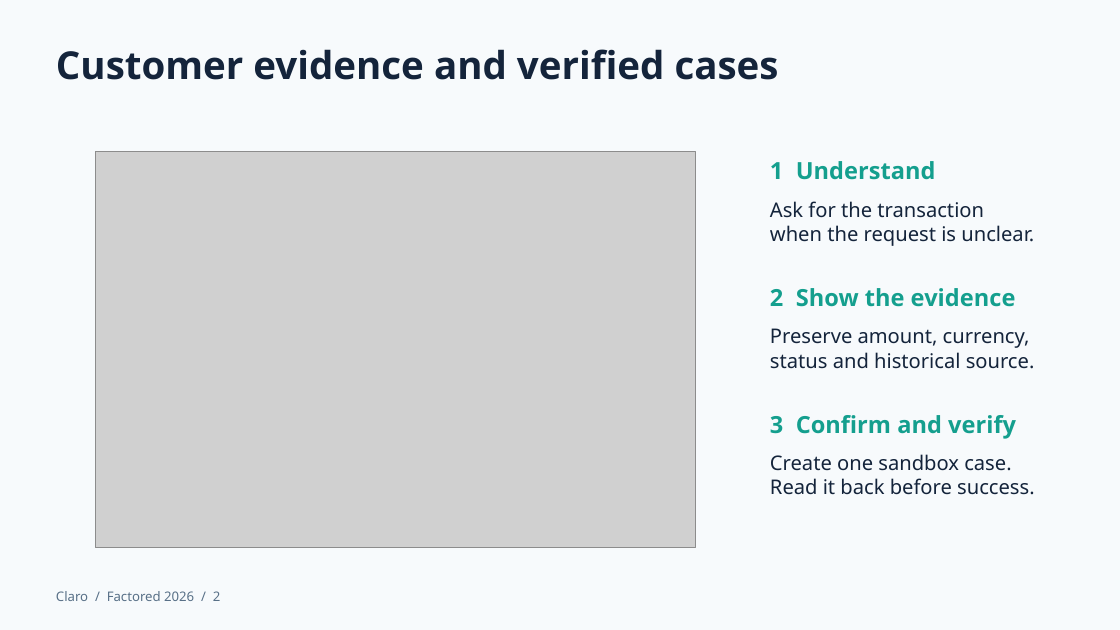
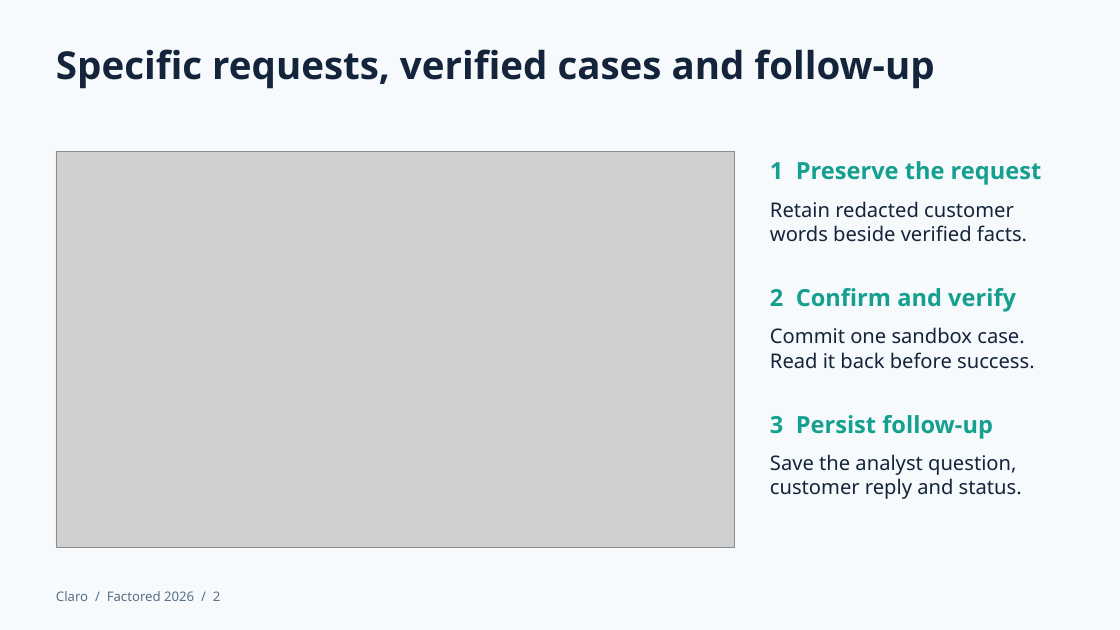
Before and after one commit to nicoceron/factored-hackathon-2026-nicoceron, a slide deck: slide 2 of submission/Claro-Hackathon-2026.pptx. Drawn at 1120x630 pixels with LibreOffice and Linux fonts; fonts in the diff are those of the drawing; grey boxes stand for pictures. Boxes give left, top, right and bottom in pixels: in the first picture for what was removed or moved away, otherwise in the second. Text is boxed around its words. In the diff, an @@ line names an element or a change of style, - is before the commit and + after.

Commit message:
docs: refresh verified presentation and case follow-up demo

```diff
--- a/submission/Claro-Hackathon-2026.pptx
+++ b/submission/Claro-Hackathon-2026.pptx
@@ text at (56,49,934,89): text changed @@
-Customer evidence and verified cases
+Specific requests, verified cases and follow-up
@@ picture: place and size @@
-picture at (95,151,696,548)
+picture at (56,151,735,548)
@@ text at (770,161,1042,185): text changed @@
-1 Understand
+1 Preserve the request
@@ text at (770,201,1027,242): text changed @@
-Ask for the transaction
-when the request is unclear.
+Retain redacted customer
+words beside verified facts.
@@ text at (770,288,1016,312): text changed @@
-2 Show the evidence
+2 Confirm and verify
@@ text at (770,327,1035,369): text changed @@
-Preserve amount, currency,
-status and historical source.
+Commit one sandbox case.
+Read it back before success.
@@ text at (770,415,993,439): text changed @@
-3 Confirm and verify
+3 Persist follow-up
@@ text at (770,454,1022,499): text changed @@
-Create one sandbox case.
-Read it back before success.
+Save the analyst question,
+customer reply and status.
```
Also in this commit, not shown: 3 other slides changed, 20 other files.
